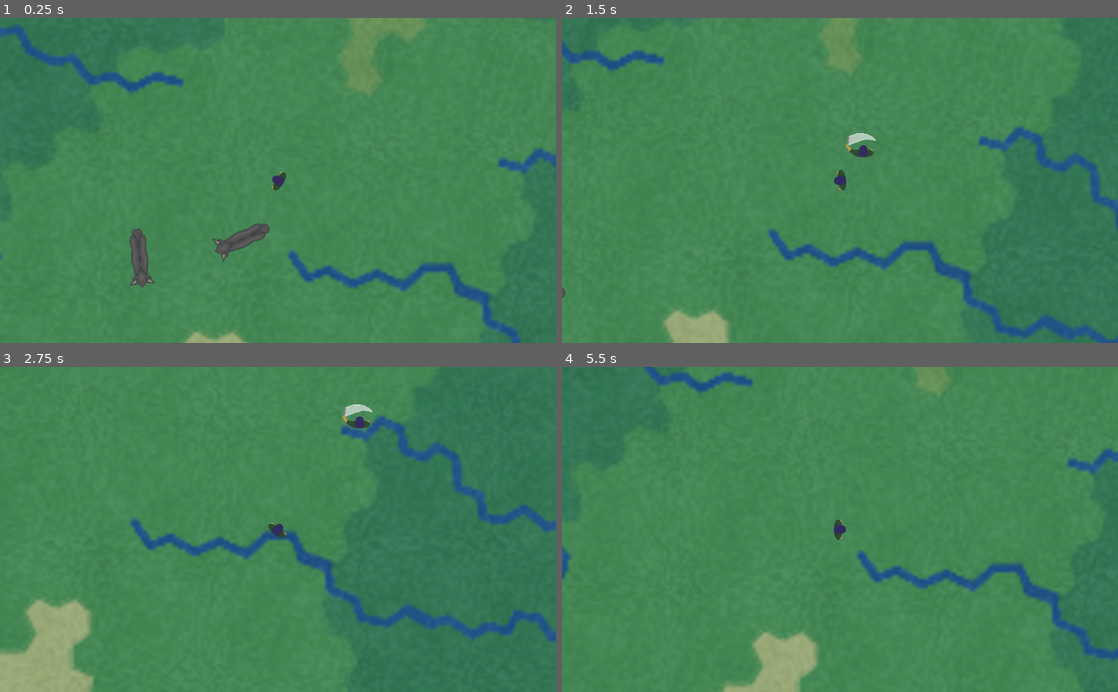
Above: before the commit, frames 1-4 (two rows, left to right).
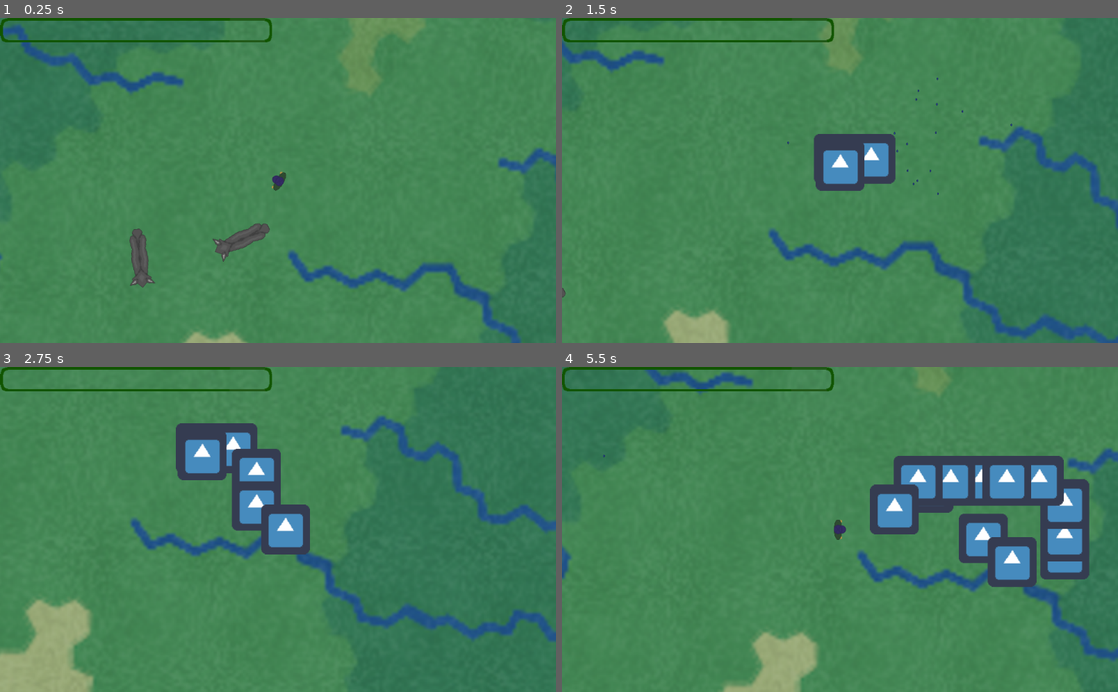
Above: after the commit, the same moments.

Repository: 32BitFlame/capstone-2019
Game: Godot game, scene res://TestRoom.tscn
Same seed, same stepped clock (60 frames per second), same inputs: the game is played once before the commit and once after it. The engine's default icon, where the game draws it, is replaced by a stand-in: a white triangle on a blue panel in a dark square.
Inputs (mouse positions are in pixels of both pictures, inside the frame that each line leads up to):
- Up to frame 1 (0.25 s): no input
- Up to frame 2 (1.5 s): tap Enter (ui_accept) at 0.5, 0.77, 1.07 s; move the mouse to (962, 164) at 0.52 s; press the mouse at (962, 164) at 0.53 s; hold D (ui_right) 0.53-1.28 s; tap E (get_weapon, bound only after the commit) at 0.8, 1.35 s; move the mouse to (728, 196) at 1.27 s; release the mouse at (728, 196) at 1.28 s; hold S (ui_down) from 1.28 s (still down)
- Up to frame 3 (2.75 s): tap Enter (ui_accept) at 1.52, 1.82, 2.3 s; right-click (166, 545) at 1.55 s; move the mouse to (333, 458) at 2.02 s; release S (ui_down) at 2.03 s; hold D (ui_right) from 2.03 s (still down); right-click (333, 458) at 2.1 s
- Up to frame 4 (5.5 s): move the mouse to (812, 594) at 2.77 s; release D (ui_right) at 2.78 s; hold W (ui_up) 2.78-3.53 s; tap Enter (ui_accept) at 2.85, 3.02, 3.32, 3.77, 4.07, 4.52, 4.82, 5.3 s; click (812, 594) at 3.05 s; move the mouse to (1006, 578) at 3.52 s; press the mouse at (1006, 578) at 3.53 s; hold A (ui_left) 3.53-5.03 s; tap E (get_weapon, bound only after the commit) at 3.8 s; tap H (debug_damage1, bound only after the commit) at 4.15 s; move the mouse to (673, 480) at 4.27 s; release the mouse at (673, 480) at 4.28 s; tap Shift (sprint) at 4.35 s; right-click (673, 480) at 4.55 s; move the mouse to (867, 529) at 5.02 s; hold S (ui_down) from 5.03 s (still down); hold E (get_weapon, bound only after the commit) from 5.03 s (still down)

The runs differ from the first frame. In frame 1, 0.8% of the frame differs, in the area x 0-49%, y 0-8%; in frame 2, 3.2%; in frame 3, 6.4%; in frame 4, 11%, in the area x 0-95%, y 0-68%.

Commit message:
Worked on adding more weapons and GUI

Diff:
--- a/TestRoom.tscn
+++ b/TestRoom.tscn
@@ -1,51 +1,67 @@
+[gd_scene load_steps=10 format=2]
 
-[gd_scene load_steps=7 format=2]
-
-[ext_resource path="res://objects/NetController.tscn" type="PackedScene" id=1]
-[ext_resource path="res://Map.tscn" type="PackedScene" id=2]
-[ext_resource path="res://Test_Enemy.tscn" type="PackedScene" id=3]
-[ext_resource path="res://Test_Enemy.gd" type="Script" id=4]
-[ext_resource path="res://objects/player.tscn" type="PackedScene" id=5]
-[ext_resource path="res://objects/player.gd" type="Script" id=6]
-
+[ext_resource path="res://Map.tscn" type="PackedScene" id=1]
+[ext_resource path="res://override_canvas_layer.gd" type="Script" id=2]
+[ext_resource path="res://objects/NetController.tscn" type="PackedScene" id=3]
+[ext_resource path="res://Test_Enemy.tscn" type="PackedScene" id=4]
+[ext_resource path="res://Test_Enemy.gd" type="Script" id=5]
+[ext_resource path="res://objects/player.tscn" type="PackedScene" id=6]
+[ext_resource path="res://plr_gui.gd" type="Script" id=7]
+[ext_resource path="res://sprites/GUI_Assets/Health_Bar_Frame.png" type="Texture" id=8]
+[ext_resource path="res://sprites/GUI_Assets/Health_Bar_Fill.png" type="Texture" id=9]
 
 [node name="TestRoom" type="Node2D"]
 
-[node name="HTTPRequest" parent="." instance=ExtResource( 1 )]
+[node name="StaticBody2D" parent="." instance=ExtResource( 1 )]
+script = ExtResource( 2 )
+
+[node name="HTTPRequest" parent="." instance=ExtResource( 3 )]
 max_redirects = -1
 net_iter_max = 2000
 
-[node name="StaticBody2D" parent="." instance=ExtResource( 2 )]
-
-
-[node name="Test_Wolf" parent="." instance=ExtResource( 3 )]
+[node name="Test_Wolf" parent="." instance=ExtResource( 4 )]
 position = Vector2( 1323.91, -1609.77 )
-script = ExtResource( 4 )
+script = ExtResource( 5 )
 Walk_Speed = 300
 Lower_DC_CD_Range = 100
 Upper_DC_CD_Range = 200
 
-[node name="Test_Wolf2" parent="." instance=ExtResource( 3 )]
+[node name="Test_Wolf2" parent="." instance=ExtResource( 4 )]
 position = Vector2( 1060.17, -1617.64 )
-script = ExtResource( 4 )
+script = ExtResource( 5 )
 Walk_Speed = 300
 Lower_DC_CD_Range = 100
 Upper_DC_CD_Range = 200
 
-[node name="Player" parent="." instance=ExtResource( 5 )]
+[node name="Player" parent="." instance=ExtResource( 6 )]
 position = Vector2( 1322.51, -1686.91 )
-script = ExtResource( 6 )
-
 walk_speed = 200.0
 sprint_speed = 400.0
 tired_speed = 100.0
 sprint_timer = 125
 sprint_timer_diff = 5
+max_health = 100.0
 melee_timer = 5
 melee_distance = 40.0
+max_weapons = 1
 
 [node name="Camera2D" type="Camera2D" parent="Player"]
 current = true
 drag_margin_h_enabled = false
 drag_margin_v_enabled = false
+
+[node name="MarginContainer" type="MarginContainer" parent="."]
+margin_left = 810.51
+margin_top = -1984.91
+margin_right = 1832.51
+margin_bottom = -1389.91
+script = ExtResource( 7 )
+
+[node name="TextureProgress" type="TextureProgress" parent="MarginContainer"]
+margin_right = 1022.0
+margin_bottom = 595.0
+grow_horizontal = 0
+value = 50.0
+texture_under = ExtResource( 8 )
+texture_progress = ExtResource( 9 )
 [connection signal="request_completed" from="HTTPRequest" to="HTTPRequest" method="_on_HTTPRequest_request_completed"]
--- a/gunDrop.gd
+++ b/gunDrop.gd
@@ -1,7 +1,17 @@
-extends Area2D
+extends StaticBody2D
 
-func start(x,y):
-	#Call to initalize the object
-	pass;
-func _ready():
-	pass
+var weapon
+func start(_x,_y, _weapon):
+	print("-------------")
+	print(_x)
+	print(_y)
+	print("------------")
+	position = Vector2(_x, _y)
+	weapon = _weapon
+
+func get_weapon(sender, replacement):
+	print("Name:  " + weapon._name)
+	if(replacement == null):
+		get_parent().remove_child(self)
+		return weapon
+	weapon = replacement
--- a/gunDrop.tscn
+++ b/gunDrop.tscn
@@ -1,13 +1,21 @@
-[gd_scene load_steps=3 format=2]
+[gd_scene load_steps=4 format=2]
 
 [ext_resource path="res://gunDrop.gd" type="Script" id=1]
+[ext_resource path="res://icon.png" type="Texture" id=2]
 
 [sub_resource type="CircleShape2D" id=1]
+radius = 45.1756
 
-[node name="Node2D" type="Area2D"]
+[node name="gunDrop" type="StaticBody2D"]
+rotation = -18.8496
+collision_layer = 8
+collision_mask = 8
 script = ExtResource( 1 )
 
 [node name="Sprite" type="Sprite" parent="."]
+position = Vector2( 0.26223, -0.174824 )
+scale = Vector2( 1.40631, 1.43089 )
+texture = ExtResource( 2 )
 
 [node name="CollisionShape2D" type="CollisionShape2D" parent="."]
 shape = SubResource( 1 )
--- a/objects/Weapon.gd
+++ b/objects/Weapon.gd
@@ -1,6 +1,7 @@
 extends Area2D
 class_name Weapon # Abstract Do not Instantiate
 
+var _name;
 var bullet;
 var sprite;
 var plr_sprite;
--- a/objects/player.gd
+++ b/objects/player.gd
@@ -4,7 +4,6 @@
 
 onready var meleeSprite = load("res://sprites/Player_Assets/Melee_attack.png")
 onready var gunSprite = load("res://sprites/Player_Assets/Base_Gun.png")
-
 export (float) var walk_speed;
 export (float) var sprint_speed;
 export (float) var tired_speed;
@@ -14,6 +13,8 @@
 
 var sprint_timer_iter = 0;
 var sprint_cooldown = true;
+
+var healthbar;
 
 export (float) var max_health;
 var health = max_health;
@@ -34,10 +35,12 @@
 	var parent
 	var firerate = 30;
 	var _fireIter = 0;
+
 	func _init(_bullet_path, _parent).(_bullet_path):
 		self.parent = _parent
 		self.bullet = load(_bullet_path);
-	func _physics_process(delta):
+		_name = "Starter"
+	func fire_check():
 		var fire_button = Input.is_action_just_pressed("fire")
 		var mx = parent.get_global_mouse_position().x
 		var my = parent.get_global_mouse_position().y
@@ -45,7 +48,42 @@
 			var hit = self.bullet.instance()
 			hit.StartMovement(parent.position.x, parent.position.y ,mx,my);
 			parent.get_parent().add_child(hit)
-			print(String(mx) + ", " + String(my))
+			_fireIter = 60
+
+		if(_fireIter > 0):
+			_fireIter -= 1
+
+class TestGun2:
+	extends Weapon
+	var parent
+	var firerate = 2;
+	var _fireIter = 0;
+	var accuracy = 0.5;
+	onready var lines = []
+	var shootVectorx
+	var shootVectory
+
+	func _init(_bullet_path, _parent).(_bullet_path):
+		self.parent = _parent
+		self.bullet = load(_bullet_path);
+		_name = "TestGun"
+	func fire_check():
+		var fire_button = Input.is_action_pressed("fire")
+		var mx = parent.get_global_mouse_position().x
+		var my = parent.get_global_mouse_position().y
+		if(fire_button && _fireIter == 0):
+			var hit = self.bullet.instance()
+			var ox = parent.position.x
+			var oy = parent.position.y
+			var angle = rand_range(-accuracy,accuracy)
+			print("angle: " + String(angle))
+			var shootVectorx = ox + cos(angle) * (mx - ox) - sin(angle) * (my - oy)
+			var shootVectory = oy + sin(angle) * (mx - ox) + cos(angle) * (my - oy)
+			var shootVector = Vector2(shootVectorx, shootVectory)
+			hit.StartMovement(parent.position.x, parent.position.y ,shootVector.x, shootVector.y);
+			parent.get_parent().add_child(hit)
+			_fireIter = firerate
+
 
 		if(_fireIter > 0):
 			_fireIter -= 1
@@ -56,30 +94,38 @@
 	actionStates.gun:load("res://sprites/Player_Assets/Base_Gun.png")
 }
 var starterGun = StarterGun.new("res://starterGun_bullet.tscn", self)
+var testGun = TestGun2.new("res://starterGun_bullet.tscn", self)
 var action_lock = 0;
 var cur_action = actionStates.none
 var sprite
 export (int) var max_weapons
 var weapon_slot = 0
 var __weapons = [] #DO NOT SET DIRECTLY
+var weapon_drop_scene = load("res://gunDrop.tscn")
+
 func add_weapon(weapon):
-	if __weapons.size() + 1 > max_weapons:
+
+	if __weapons.size() + 1 > max_weapons: #Checks if there is enough slots
+		var _weapon = __weapons[weapon_slot]
+		var weapon_drop = weapon_drop_scene.instance()
+		get_tree().get_current_scene().add_child(weapon_drop)
+		weapon_drop.start(position.x, position.y, _weapon)
 		__weapons[weapon_slot] = weapon
-		#Drop Weapon (WIP)
-
 		return
 	__weapons.append(weapon)
-
-
+	add_child(starterGun)
 
 func _ready():
-	__weapons.append(starterGun)
-	add_child(starterGun)
+	healthbar = get_parent().get_node("MarginContainer/TextureProgress")
+	add_weapon(starterGun)
 	for child in get_children():
 		if(child is Sprite):
 			sprite = child #Gets child sprite object
 
+
 func _physics_process(delta):
+	healthbar.value = health
+
 	# Rotates to face player
 	look_at(get_global_mouse_position());
 	rotate(1.57079633); # Rotates 1.57 degrees
@@ -100,6 +146,22 @@
 
 
 	move_vector_normalized = Vector2(0,0);
+
+	#Item pickup:
+	if Input.is_action_just_pressed("get_weapon"):
+		print("E")
+		#print("mouse {mx}, {my}; self {x}, {y}".format({"mx":get_global_mouse_position().x, "my":get_global_mouse_position().y, "x":position.x, "y":position.y}))
+		var space_state = get_world_2d().get_direct_space_state()
+		var result = space_state.intersect_ray( position, get_global_mouse_position())
+		result.empty()
+		if not result.empty():
+			var obj = result.collider
+			print("hit")
+			if obj.has_method("get_weapon"):
+				var _weapon = obj.get_weapon(self, null)
+				add_weapon(_weapon);
+				print(_weapon);
+
 
 	#Sprint: Checks if player is able to sprint and the key is pressed
 	if Input.is_action_pressed("sprint") && sprint_timer_iter < sprint_timer && !sprint_cooldown:
@@ -115,6 +177,16 @@
 		elif sprint_cooldown == true:
 			sprint_cooldown = false
 
+	if Input.is_action_just_pressed("ui_accept"): #Test: Spawns a weapon drop
+		#Debug
+		var weapon_drop = weapon_drop_scene.instance()
+		var vectorPlace = Vector2(position.y, position.y) + Vector2(10,0).rotated(rotation)
+		weapon_drop.start(position.x + 100, position.y, testGun)
+		weapon_drop.set_name("weapon_drop")
+		get_parent().add_child(weapon_drop)
+
+	if Input.is_action_just_pressed("debug_damage1"):
+		health -= 1
 	#Checks for button presses and sets movement vector accordingly
 	move_vector_normalized.x += _castBoolToInt(Input.is_action_pressed("ui_right"))
 	move_vector_normalized.x -= _castBoolToInt(Input.is_action_pressed("ui_left"))
@@ -127,12 +199,18 @@
 
 	sprite.texture = actionSprites[cur_action]
 
+	__weapons[weapon_slot].fire_check()
 
 func _castBoolToInt(boolVal):
 	return 1 if boolVal else 0
+
+func _draw():
+	if Input.is_action_pressed("get_weapon"):
+		draw_line(position, get_global_mouse_position(), Color.red, 100000000000000000, true)
 
 func damage(amount: float):
 	health -= amount
 	print(amount);
 	if(health < 0.1):
 		emit_signal("gameover") # Emits gameover signal to be recieved by any listening objects
+		print("Gameover")
--- /dev/null
+++ b/override_canvas_layer.gd
@@ -0,0 +1,4 @@
+extends StaticBody2D
+
+func _ready():
+	pass
--- /dev/null
+++ b/plr_gui.gd
@@ -0,0 +1,3 @@
+extends MarginContainer
+func _physics_process(delta):
+	rect_position = Vector2(get_parent().get_node("Player").position.x - (get_viewport().size.x / 2), get_parent().get_node("Player").position.y - (get_viewport().size.y / 2))
--- a/project.godot
+++ b/project.godot
@@ -78,12 +78,36 @@
 , Object(InputEventMouseButton,"resource_local_to_scene":false,"resource_name":"","device":0,"alt":false,"shift":false, …(202 unchanged characters)…
  ]
 }
+get_weapon={
+"deadzone": 0.5,
+"events": [ Object(InputEventKey,"resource_local_to_scene":false,"resource_name":"","device":0,"alt":false,"shift":false,"control":false,"meta":false,"command":false,"pressed":false,"scancode":69,"unicode":0,"echo":false,"script":null)
+ ]
+}
+melee={
+"deadzone": 0.5,
+"events": [ Object(InputEventMouseButton,"resource_local_to_scene":false,"resource_name":"","device":0,"alt":false,"shift":false,"control":false,"meta":false,"command":false,"button_mask":0,"position":Vector2( 0, 0 ),"global_position":Vector2( 0, 0 ),"factor":1.0,"button_index":2,"pressed":false,"doubleclick":false,"script":null)
+ ]
+}
+weapon_select_plus={
+"deadzone": 0.5,
+"events": [ Object(InputEventMouseButton,"resource_local_to_scene":false,"resource_name":"","device":0,"alt":false,"shift":false,"control":false,"meta":false,"command":false,"button_mask":0,"position":Vector2( 0, 0 ),"global_position":Vector2( 0, 0 ),"factor":1.0,"button_index":4,"pressed":false,"doubleclick":false,"script":null)
+ ]
+}
+weapon_select_minus={
+"deadzone": 0.5,
+"events": [ Object(InputEventMouseButton,"resource_local_to_scene":false,"resource_name":"","device":0,"alt":false,"shift":false,"control":false,"meta":false,"command":false,"button_mask":0,"position":Vector2( 0, 0 ),"global_position":Vector2( 0, 0 ),"factor":1.0,"button_index":5,"pressed":false,"doubleclick":false,"script":null)
+ ]
+}
+debug_damage1={
+"deadzone": 0.5,
+"events": [ Object(InputEventKey,"resource_local_to_scene":false,"resource_name":"","device":0,"alt":false,"shift":false,"control":false,"meta":false,"command":false,"pressed":false,"scancode":72,"unicode":0,"echo":false,"script":null)
+ ]
+}
 
 [layer_names]
 
 2d_render/layer_1="Walls"
 
-
 [rendering]
 
 environment/default_environment="res://default_env.tres"
--- a/starterGun_bullet.gd
+++ b/starterGun_bullet.gd
@@ -1,12 +1,12 @@
 extends KinematicBody2D
-const speed = 200;
+const speed = 500;
 var velocityVector;
 var started = false;
 
 func StartMovement(x,y,tx, ty):
 	started = true
 	self.position = Vector2(x,y);
-	velocityVector = Vector2(x - tx, y - ty);
+	velocityVector = Vector2(x - tx,y -ty);
 	velocityVector = velocityVector.normalized() * -speed;
 
 func _physics_process(delta):
--- a/starterGun_bullet.tscn
+++ b/starterGun_bullet.tscn
@@ -1,9 +1,11 @@
 [gd_scene load_steps=4 format=2]
 
 [ext_resource path="res://starterGun_bullet.gd" type="Script" id=1]
-[ext_resource path="res://sprites/Player_Assets/Melee_attack.png" type="Texture" id=2]
+[ext_resource path="res://sprites/Player_Assets/Bullet.png" type="Texture" id=2]
 
 [sub_resource type="CapsuleShape2D" id=1]
+radius = 3.20806
+height = 0.766819
 
 [node name="starterGun_bullet" type="KinematicBody2D"]
 collision_layer = 2
Binary file added: sprites/Player_Assets/Bullet.png
Not shown, added: sprites/Player_Assets/Bullet.png.import
